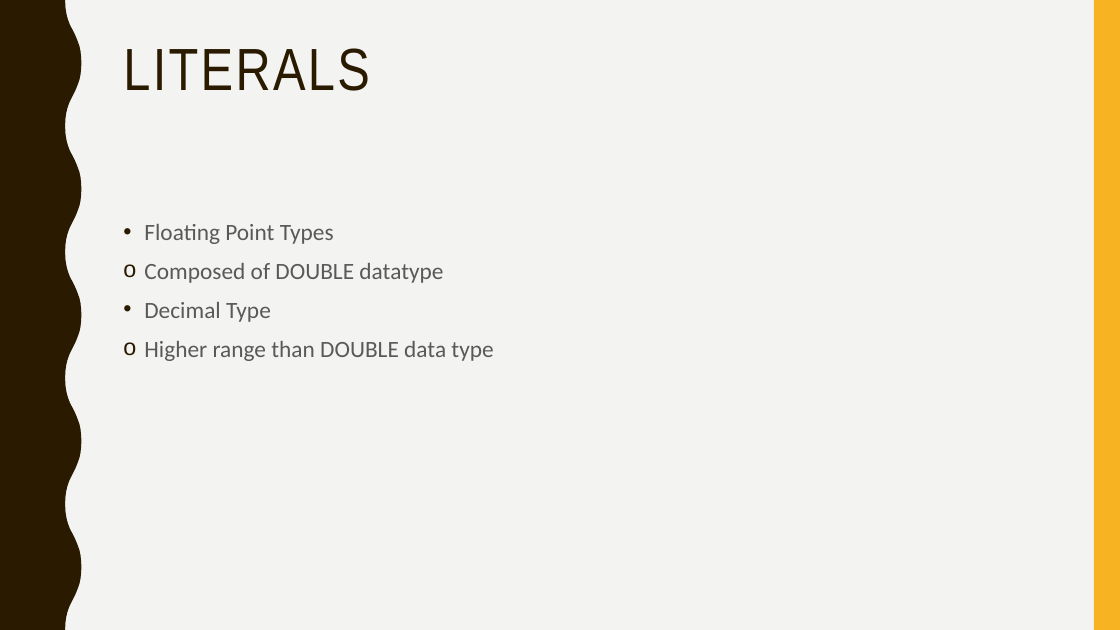
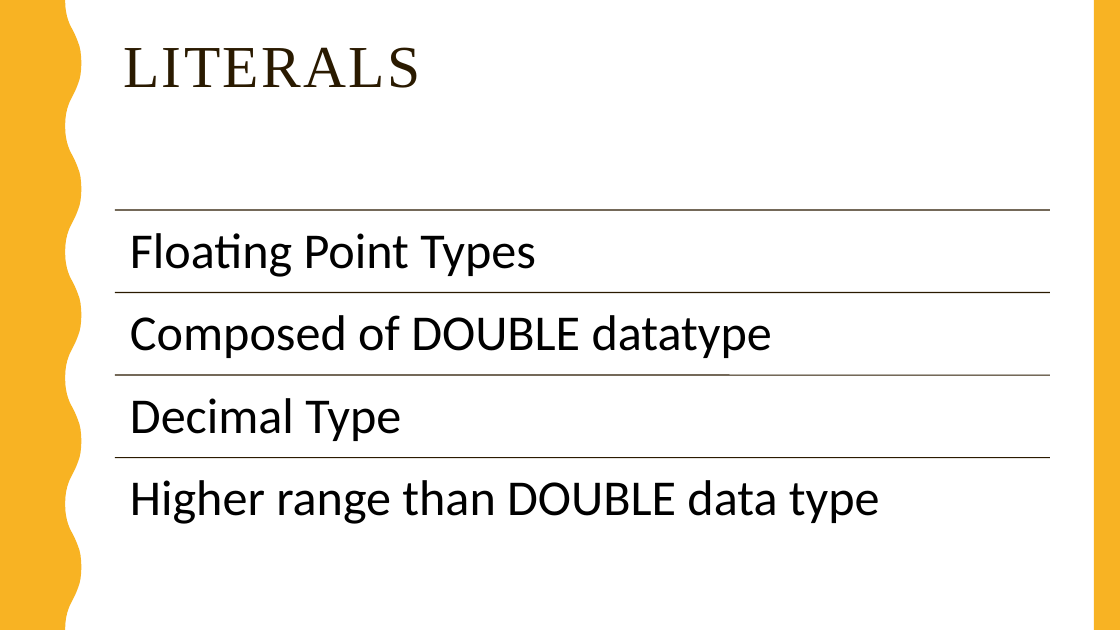
Before and after one commit to badisasairam/Hive, a slide deck: slide 23 of docs/HIVE.pptx. Drawn at 1120x630 pixels with LibreOffice and Linux fonts; fonts in the diff are those of the drawing. Boxes give left, top, right and bottom in pixels: in the first picture for what was removed or moved away, otherwise in the second. Text is boxed around its words. In the diff, an @@ line names an element or a change of style, - is before the commit and + after.

```diff
--- a/docs/HIVE.pptx
+++ b/docs/HIVE.pptx
@@ background #F3F3F2 to #FFFFFF @@
@@ rectangle added at (x1=0, y1=0, x2=1120, y2=630), fill #FFFFFF @@
@@ freeform shape added at (x1=0, y1=0, x2=82, y2=630), fill #F8B323 @@
@@ title "LITERALS" at (x1=123, y1=47, x2=420, y2=88): font Arial Narrow to Times New Roman; vertical alignment top to middle @@
@@ text removed at (x1=144, y1=224, x2=493, y2=361) @@
-• Floating Point Types
-o Composed of DOUBLE datatype
-• Decimal Type
-o Higher range than DOUBLE data type
@@ group added at (x1=115, y1=210, x2=1050, y2=524): 4 lines, 4 texts @@
+Floating Point Types
+Composed of DOUBLE datatype
+Decimal Type
+Higher range than DOUBLE data type
```
Also in this commit, not shown: 34 other slides changed, 1 slide added.
